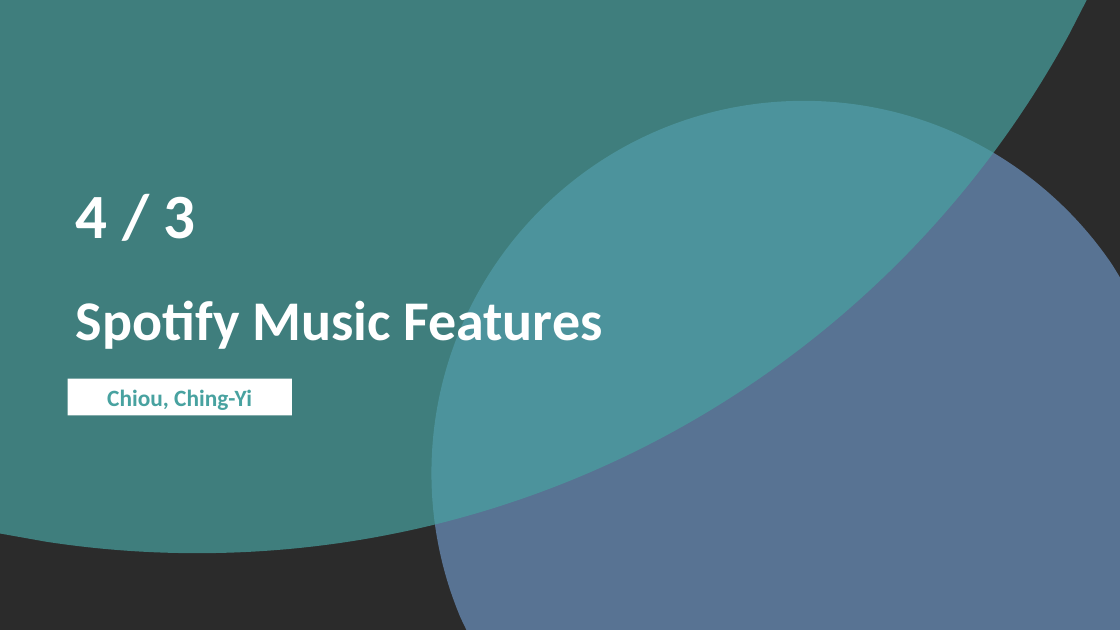
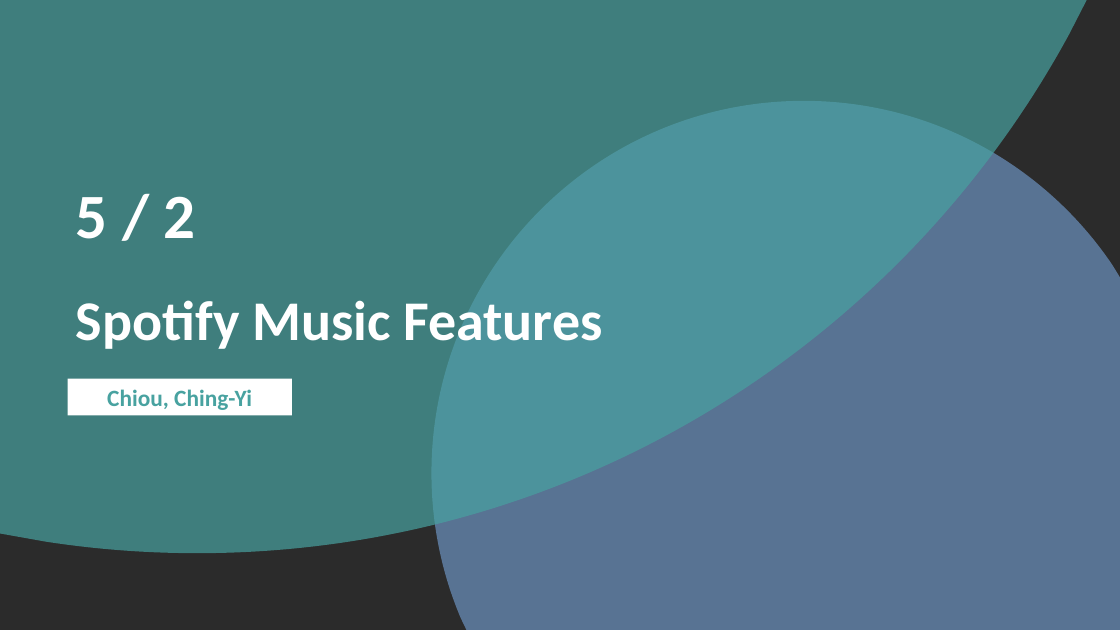
Before and after one commit to jennychiou/7-Experiment, a slide deck: slide 1 of 音頻情緒分類/Spotify Music Features.pptx. Drawn at 1120x630 pixels with LibreOffice and Linux fonts; fonts in the diff are those of the drawing; background and template pictures are left out; a plain dark background stands for a picture behind light text. Boxes give left, top, right and bottom in pixels: in the first picture for what was removed or moved away, otherwise in the second. Text is boxed around its words. In the diff, an @@ line names an element or a change of style, - is before the commit and + after.

```diff
--- a/音頻情緒分類/Spotify Music Features.pptx
+++ b/音頻情緒分類/Spotify Music Features.pptx
@@ text at (76,196,195,239): text changed @@
-4 / 3
+5 / 2
```
Also in this commit, not shown: 1 other slide changed, 3 slides added, 45 other files.
